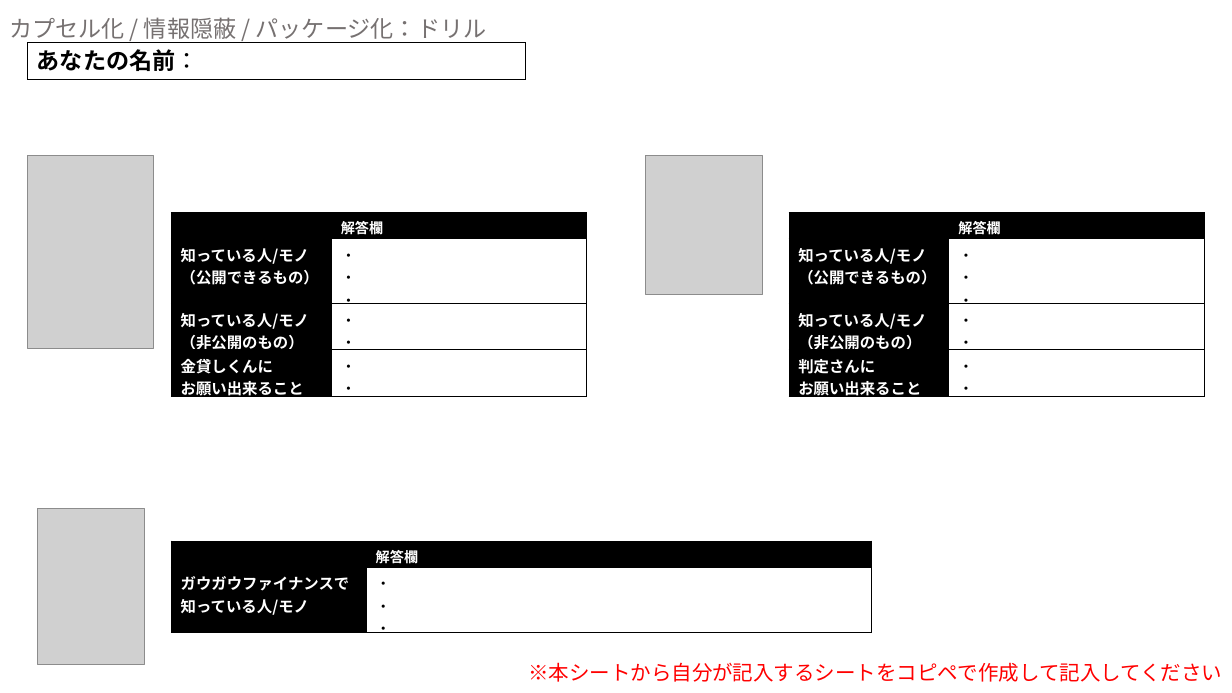
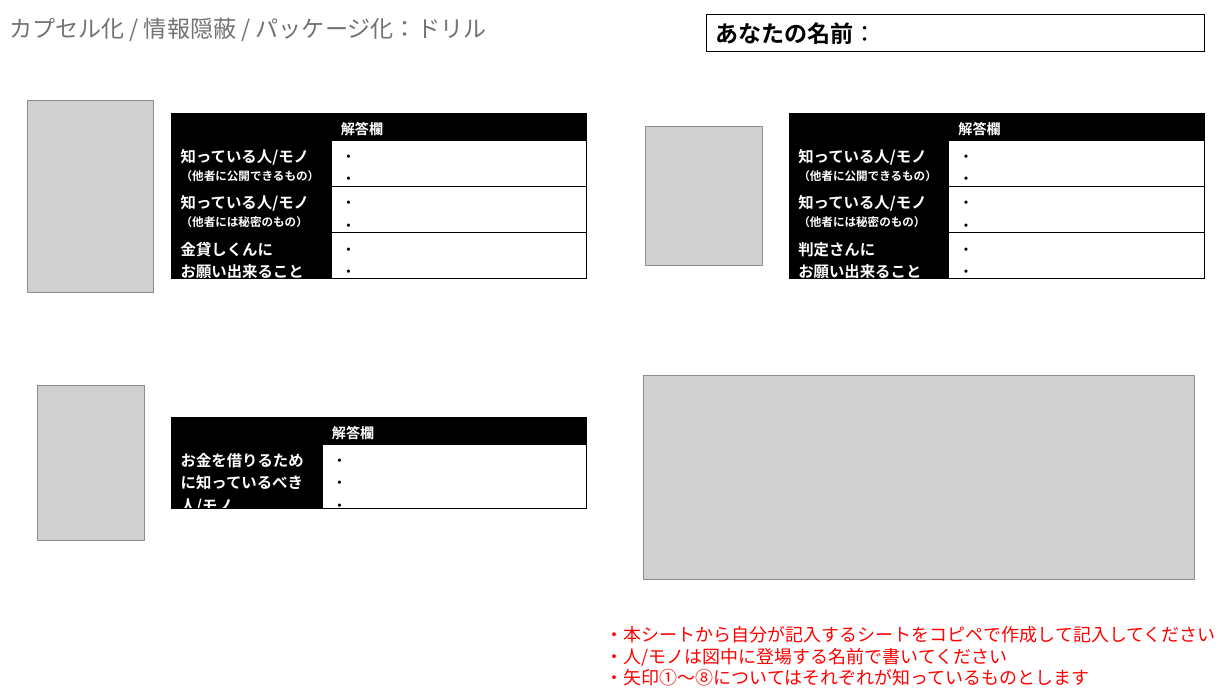
Before and after one commit to hirohitokato/DesigningKatas, a slide deck: slide 2 of 01-basics/exercises/13-encapsulation-drill.pptx. Drawn at 1232x693 pixels with LibreOffice and Linux fonts; fonts in the diff are those of the drawing; grey boxes stand for pictures. Boxes give left, top, right and bottom in pixels: in the first picture for what was removed or moved away, otherwise in the second. Text is boxed around its words. In the diff, an @@ line names an element or a change of style, - is before the commit and + after.

```diff
--- a/01-basics/exercises/13-encapsulation-drill.pptx
+++ b/01-basics/exercises/13-encapsulation-drill.pptx
@@ rectangle "あなたの名前：": place and size @@
-rectangle "あなたの名前：" at <box>28,43,526,79</box>
+rectangle "あなたの名前：" at <box>706,15,1204,52</box>
@@ picture: place and size @@
-picture at <box>28,155,153,348</box>
+picture at <box>28,100,153,292</box>
@@ table at <box>172,114,587,286</box> @@
-row 2, column 1: 知っている人/モノ / （公開できるもの）
+row 2, column 1: 知っている人/モノ / （他者に公開できるもの）
-row 2, column 2: ・ / ・ / ・
+row 2, column 2: ・ / ・
-row 3, column 1: 知っている人/モノ / （非公開のもの）
+row 3, column 1: 知っている人/モノ / （他者には秘密のもの）
@@ table: place and size @@
-table at <box>172,213,587,403</box>
+table at <box>172,114,587,286</box>
@@ table at <box>789,114,1204,286</box> @@
-row 2, column 1: 知っている人/モノ / （公開できるもの）
+row 2, column 1: 知っている人/モノ / （他者に公開できるもの）
-row 2, column 2: ・ / ・ / ・
+row 2, column 2: ・ / ・
-row 3, column 1: 知っている人/モノ / （非公開のもの）
+row 3, column 1: 知っている人/モノ / （他者には秘密のもの）
@@ table: place and size @@
-table at <box>789,213,1204,403</box>
+table at <box>789,114,1204,286</box>
@@ picture: place and size @@
-picture at <box>646,155,762,294</box>
+picture at <box>646,127,762,265</box>
@@ picture: place and size @@
-picture at <box>37,509,144,665</box>
+picture at <box>37,385,144,541</box>
@@ picture added at <box>643,376,1195,579</box> @@
@@ table at <box>172,418,588,519</box> @@
-row 2, column 1: ガウガウファイナンスで知っている人/モノ
+row 2, column 1: お金を借りるために知っているべき人/モノ
@@ table: place and size @@
-table at <box>172,542,872,637</box>
+table at <box>172,418,588,519</box>
@@ text "・本シートから自分が記入するシートをコピペで作成して記入してください" at <box>606,626,1216,686</box>: vertical alignment top to bottom @@
@@ text at <box>606,626,1216,686</box>: text changed; size 16 to 14 pt @@
-※本シートから自分が記入するシートをコピペで作成して記入してください
+・本シートから自分が記入するシートをコピペで作成して記入してください
+・人/モノは図中に登場する名前で書いてください
+・矢印①～⑧についてはそれぞれが知っているものとします
```
Also in this commit, not shown: 1 other slide changed, 2 other files.
